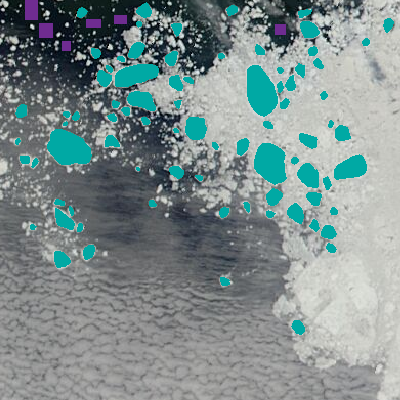
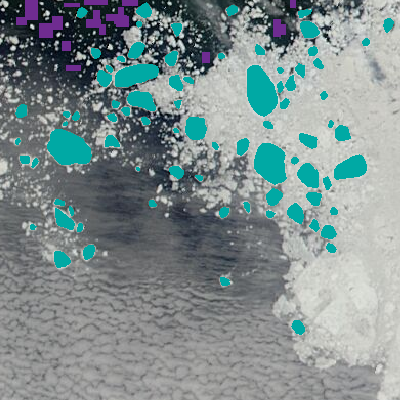
Revision of a layered 400×400 image; what changed, layer by layer:
painted on "water samples" (2nd of 2) over (16, 0, 296, 71)
